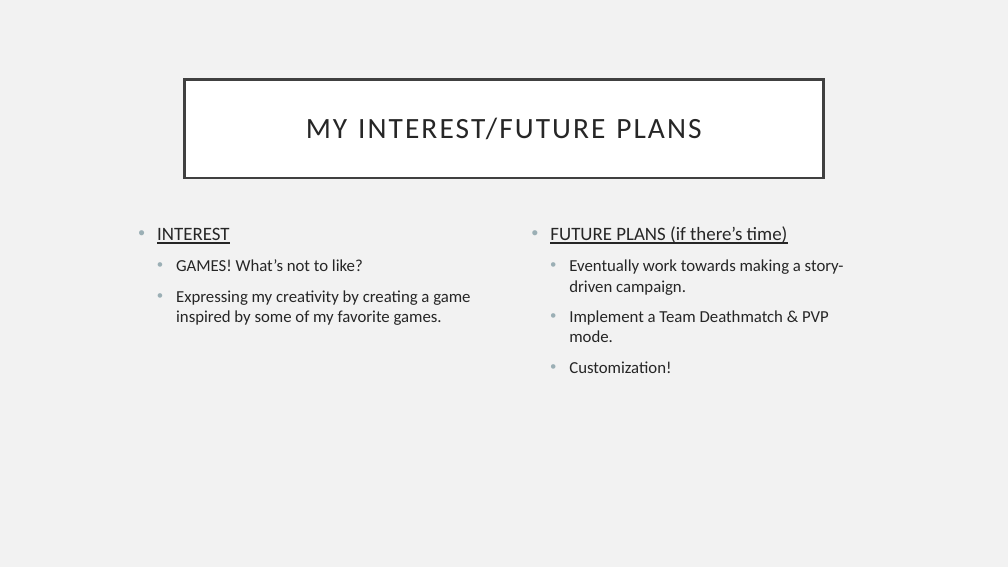
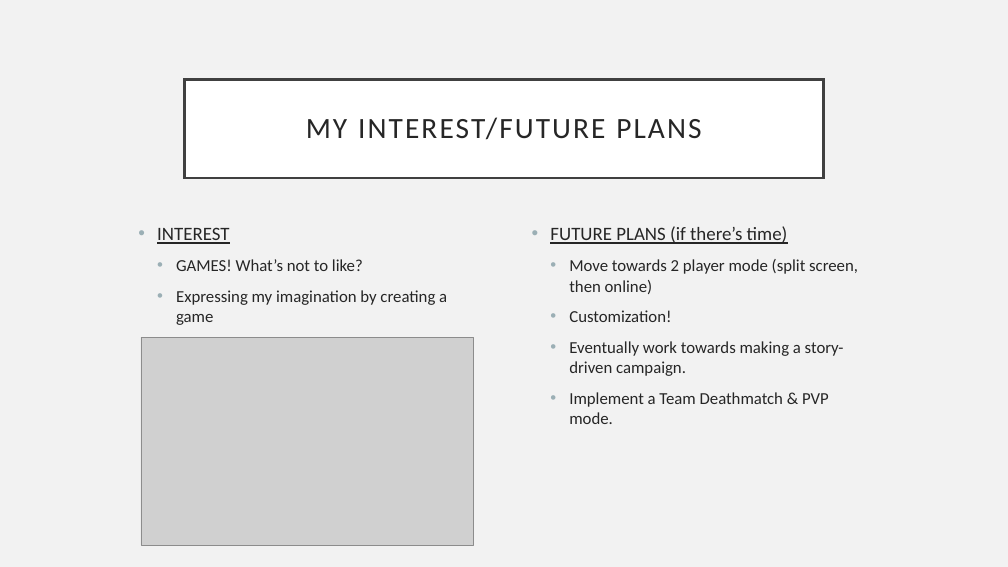
Before and after one commit to ronaldooeee/CMSI402, a slide deck: slide 4 of CMSI402 Project Proposal.pptx. Drawn at 1008x567 pixels with LibreOffice and Linux fonts; fonts in the diff are those of the drawing; grey boxes stand for pictures. Boxes give left, top, right and bottom in pixels: in the first picture for what was removed or moved away, otherwise in the second. Text is boxed around its words. In the diff, an @@ line names an element or a change of style, - is before the commit and + after.

```diff
--- a/CMSI402 Project Proposal.pptx
+++ b/CMSI402 Project Proposal.pptx
@@ text at [569, 259, 858, 322]: paragraphs added @@
+  • Move towards 2 player mode (split screen, then online)
+  • Customization!
@@ text at [176, 290, 447, 325]: text changed @@
-  • Expressing my creativity by creating a game inspired by some of my favorite games.
+  • Expressing my imagination by creating a game
@@ picture added at [141, 337, 473, 545] @@
@@ text at [569, 361, 671, 373]: paragraph removed @@
-  • Customization!
```
Also in this commit, not shown: 3 other slides changed.
